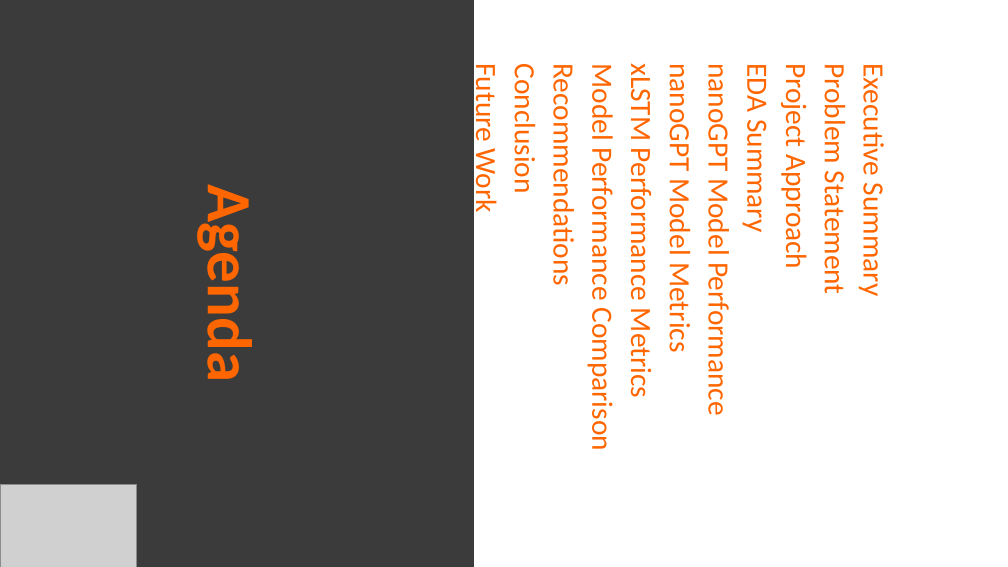
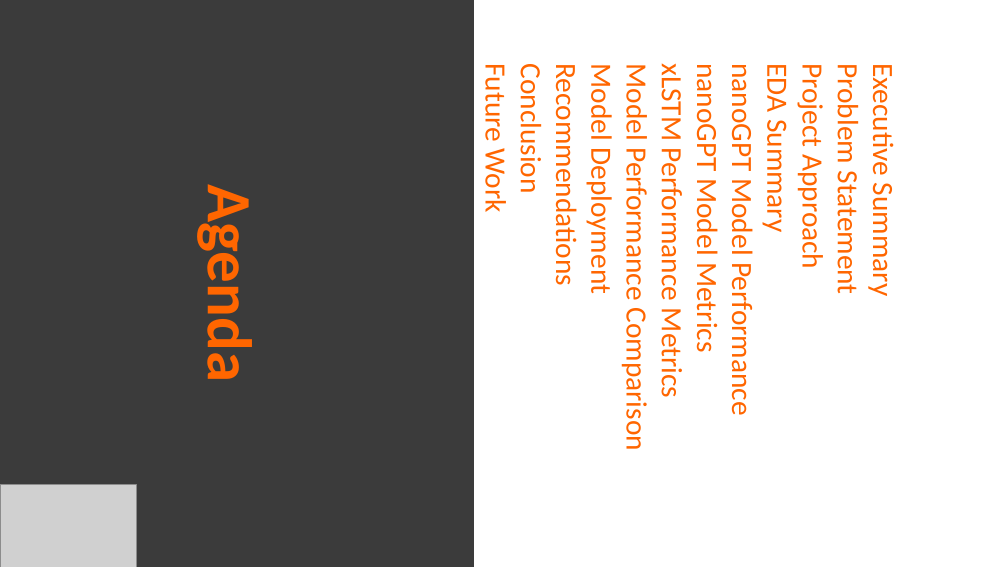
Before and after one commit to samson12193/xLSTM-Hate-Speech, a slide deck: slide 2 of Data Glacier Internship.pptx. Drawn at 1008x567 pixels with LibreOffice and Linux fonts; fonts in the diff are those of the drawing; grey boxes stand for pictures. Boxes give left, top, right and bottom in pixels: in the first picture for what was removed or moved away, otherwise in the second. Text is boxed around its words. In the diff, an @@ line names an element or a change of style, - is before the commit and + after.

```diff
--- a/Data Glacier Internship.pptx
+++ b/Data Glacier Internship.pptx
@@ subtitle at (478, 67, 901, 447): line spacing 0.8 to 0.7 @@
@@ subtitle at (583, 70, 619, 289): paragraph added @@
+Model Deployment
```
Also in this commit, not shown: 3 other slides changed, 1 slide added.
